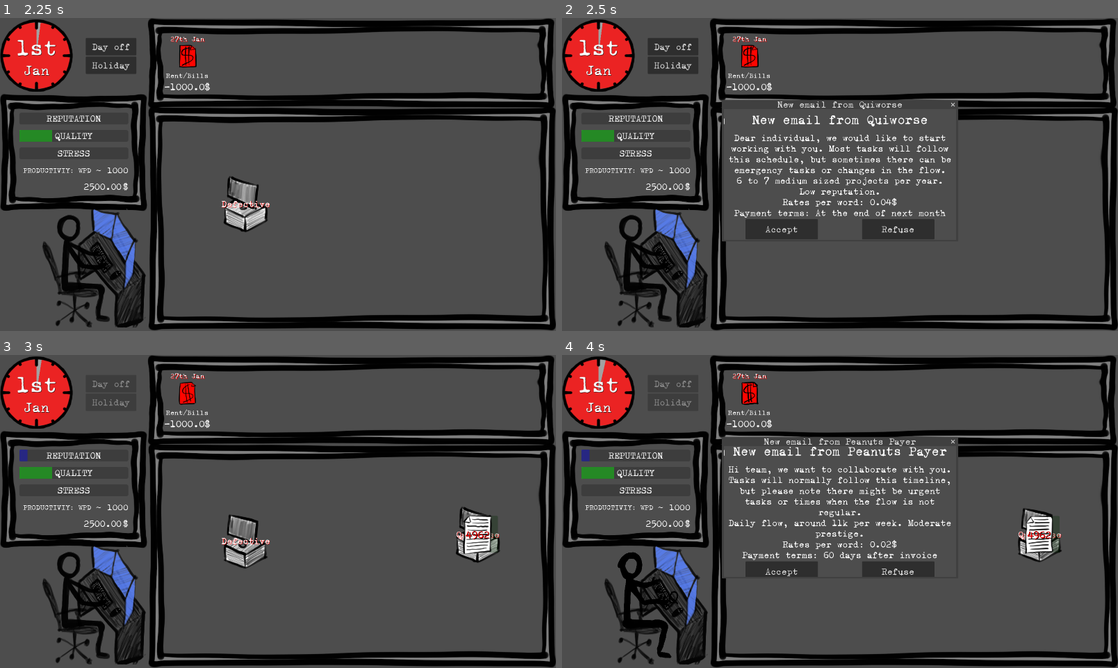
Above: before the commit, frames 1-4 (two rows, left to right).
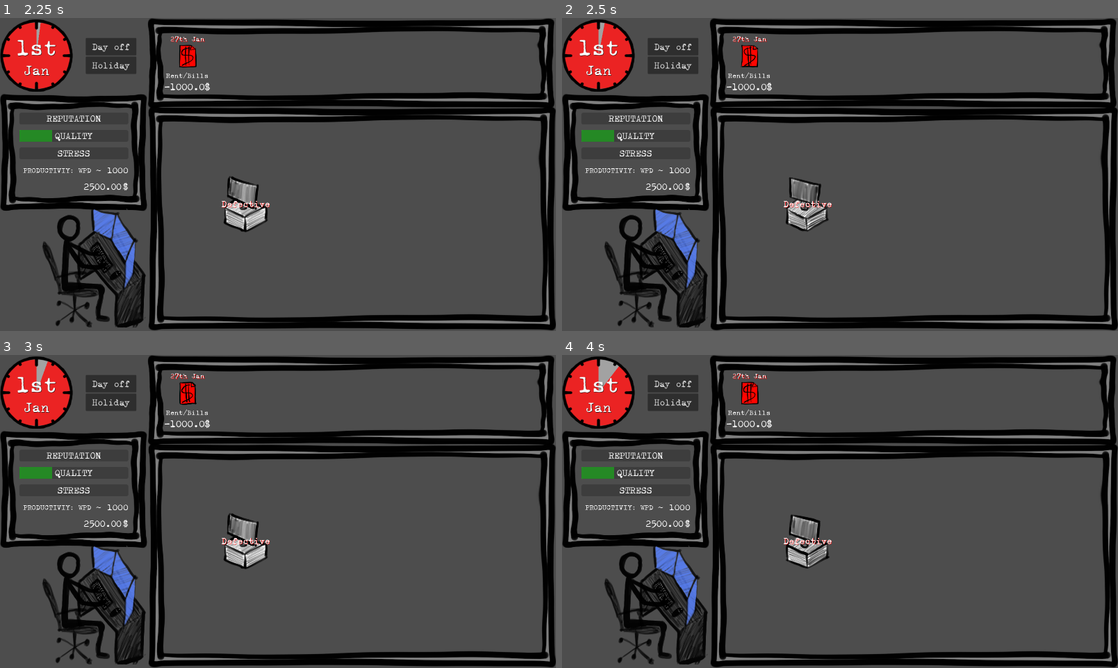
Above: after the commit, the same moments.

Repository: ildede/game-off-2025
Game: Godot game, scene res://scenes/game/screens/splash_screen/splash.tscn
Two runs of this game, one before a commit and one after it. Both use one fixed random seed, a clock stepped at 60 frames per second and the inputs below.
Inputs (mouse positions are in pixels of both pictures, inside the frame that each line leads up to):
- Up to frame 1 (2.25 s): click "LET'S GO!" at 0.5 s; click "START" at 1.25 s; click "Accept" at 2 s
- Up to frame 2 (2.5 s): no input
- Up to frame 3 (3 s): click (222, 564) at 2.75 s, where only the run before the commit has a clickable "Accept"
- Up to frame 4 (4 s): click (784, 570) at 3.5 s, where only the run before the commit has a clickable "Accept"

Frame 1 is identical in both runs. In frame 2, 6.9% of the frame differs, in the area x 6-72%, y 1-72%; in frame 3, 1.8%; in frame 4, 7.9%, in the area x 3-90%, y 1-98%.

Commit message:
chore: move to Godot 4.6

Diff:
--- a/project.godot
+++ b/project.godot
@@ -8,11 +8,15 @@
 
 config_version=5
 
+[animation]
+
+compatibility/default_parent_skeleton_in_mesh_instance_3d=true
+
 [application]
 
 config/name="BurnOutRunner"
 run/main_scene="uid://bbkuumbsn0h32"
-config/features=PackedStringArray("4.5", "Forward Plus")
+config/features=PackedStringArray("4.6", "Forward Plus")
 config/icon="uid://bckc8dgni1p3v"
 
 [autoload]
--- a/scenes/game/screens/daily_screen/daily.tscn
+++ b/scenes/game/screens/daily_screen/daily.tscn
@@ -27,7 +27,7 @@
 [ext_resource type="Texture2D" uid="uid://d1igondpylwaf" path="res://scenes/game/screens/daily_screen/assets/triplescreen.png" id="24_xuvtj"]
 [ext_resource type="Texture2D" uid="uid://d23ab5dcuwt16" path="res://scenes/game/screens/daily_screen/assets/website.png" id="25_6igxr"]
 
-[node name="Daily" type="Node"]
+[node name="Daily" type="Node" unique_id=1833805696]
 script = ExtResource("1_n7uhh")
 texture = Dictionary[String, Texture2D]({
 "cat": ExtResource("2_s02k1"),
@@ -56,7 +56,7 @@
 "website": ExtResource("25_6igxr")
 })
 
-[node name="Panel" type="PanelContainer" parent="."]
+[node name="Panel" type="PanelContainer" parent="." unique_id=1133812148]
 anchors_preset = 15
 anchor_right = 1.0
 anchor_bottom = 1.0
@@ -64,12 +64,12 @@
 grow_vertical = 2
 theme = ExtResource("2_vrdqk")
 
-[node name="StatisticGrid" type="GridContainer" parent="Panel"]
+[node name="StatisticGrid" type="GridContainer" parent="Panel" unique_id=1686965978]
 layout_mode = 2
 size_flags_horizontal = 3
 size_flags_vertical = 3
 
-[node name="Statistics" type="RichTextLabel" parent="Panel/StatisticGrid"]
+[node name="Statistics" type="RichTextLabel" parent="Panel/StatisticGrid" unique_id=269396011]
 custom_minimum_size = Vector2(0, 250)
 layout_mode = 2
 size_flags_horizontal = 3
@@ -80,7 +80,7 @@
 horizontal_alignment = 1
 vertical_alignment = 1
 
-[node name="ItemList" type="ItemList" parent="Panel/StatisticGrid"]
+[node name="ItemList" type="ItemList" parent="Panel/StatisticGrid" unique_id=1597702981]
 custom_minimum_size = Vector2(0, 400)
 layout_mode = 2
 size_flags_horizontal = 3
@@ -95,7 +95,7 @@
 fixed_column_width = 595
 icon_mode = 0
 
-[node name="Continue" type="Button" parent="Panel/StatisticGrid"]
+[node name="Continue" type="Button" parent="Panel/StatisticGrid" unique_id=182315641]
 custom_minimum_size = Vector2(300, 100)
 layout_mode = 2
 size_flags_horizontal = 6
--- a/scenes/game/screens/main_screen/main.tscn
+++ b/scenes/game/screens/main_screen/main.tscn
@@ -32,7 +32,9 @@
 
 [node name="EventSpawner" type="Timer" parent="."]
 wait_time = 0.5
+one_shot = true
 
 [node name="GameClock" type="Timer" parent="."]
 
 [node name="TaskSpawner" type="Timer" parent="."]
+one_shot = true
Not shown, changed: export_presets.cfg
Binary file added: index.apple-touch-icon.png
Not shown, added: index.apple-touch-icon.png.import
Binary file added: index.icon.png
Not shown, added: index.icon.png.import
Binary file added: index.png
Not shown, added: index.png.import
Not shown: 1 places in scenes/game/screens/daily_screen/daily.tscn that only renumber resources
Not shown: 1 places in scenes/ui/global_themes/main_theme.tres that only renumber resources
Not shown, added: index.audio.position.worklet.js
Not shown, added: index.audio.worklet.js
Not shown, added: index.html
(and 3 more such lines)
